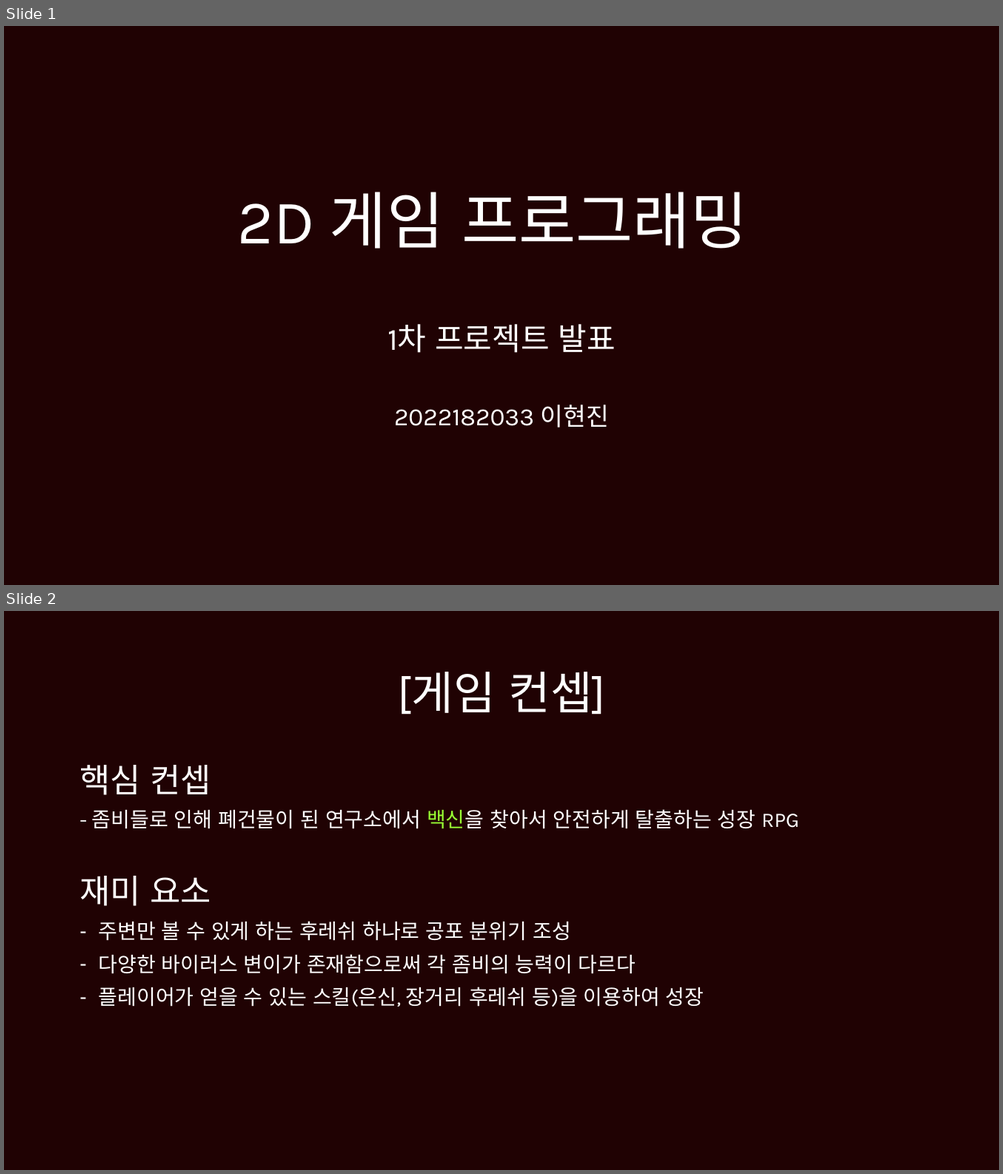
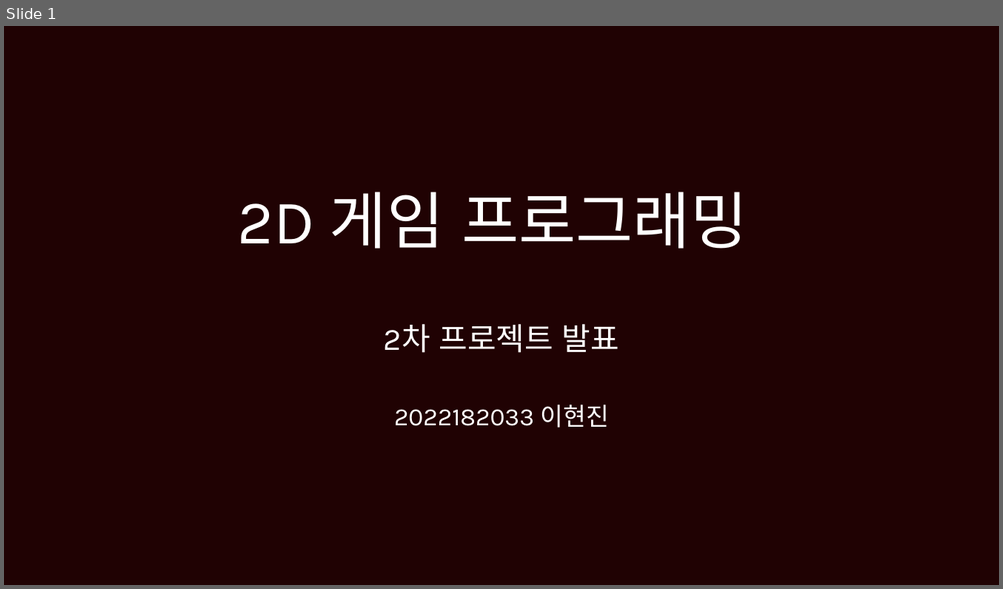
Before and after one commit to brian121612/2DGP-PROJECT, a slide deck: 2022182033_PROJECT_PRESENTATION_2.pptx. Shown one above the other, each under a label of ours: slides 1 and 2 before the commit, slide 1 after it. The pictures are 1003x1174 and 1003x589 pixels, drawn with LibreOffice and Linux fonts; fonts in the diff are those of the drawing. Boxes give left, top, right and bottom in pixels: in the first picture for what was removed or moved away, otherwise in the second. Text is boxed around its words. In the diff, an @@ line names an element or a change of style, - is before the commit and + after.

```diff
--- a/2022182033_PROJECT_PRESENTATION_2.pptx
+++ b/2022182033_PROJECT_PRESENTATION_2.pptx
@@ slide 2 removed at (4, 611, 999, 1170), background #200203 @@
@@ title removed at (397, 672, 605, 715) @@
-[게임 컨셉]
@@ text removed at (79, 765, 799, 1007) @@
-핵심 컨셉
-- 좀비들로 인해 폐건물이 된 연구소에서 백신을 찾아서 안전하게 탈출하는 성장 RPG
-재미 요소
-– 주변만 볼 수 있게 하는 후레쉬 하나로 공포 분위기 조성
-– 다양한 바이러스 변이가 존재함으로써 각 좀비의 능력이 다르다
-– 플레이어가 얻을 수 있는 스킬(은신, 장거리 후레쉬 등)을 이용하여 성장
@@ slide 1 changed as well @@
@@ subtitle at (384, 324, 619, 353): text changed @@
-1차 프로젝트 발표
+2차 프로젝트 발표
```
Also in this commit, not shown: 1 other slide changed, 2 other slides removed, 6 other files.
